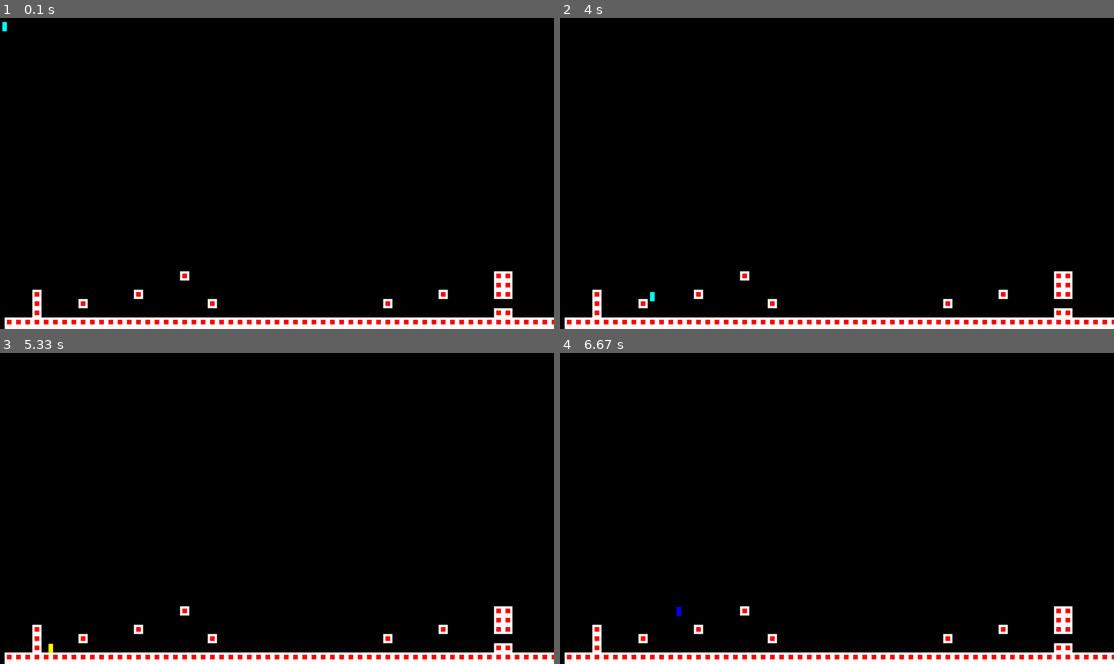
Above: before the commit, frames 1-4 (two rows, left to right).
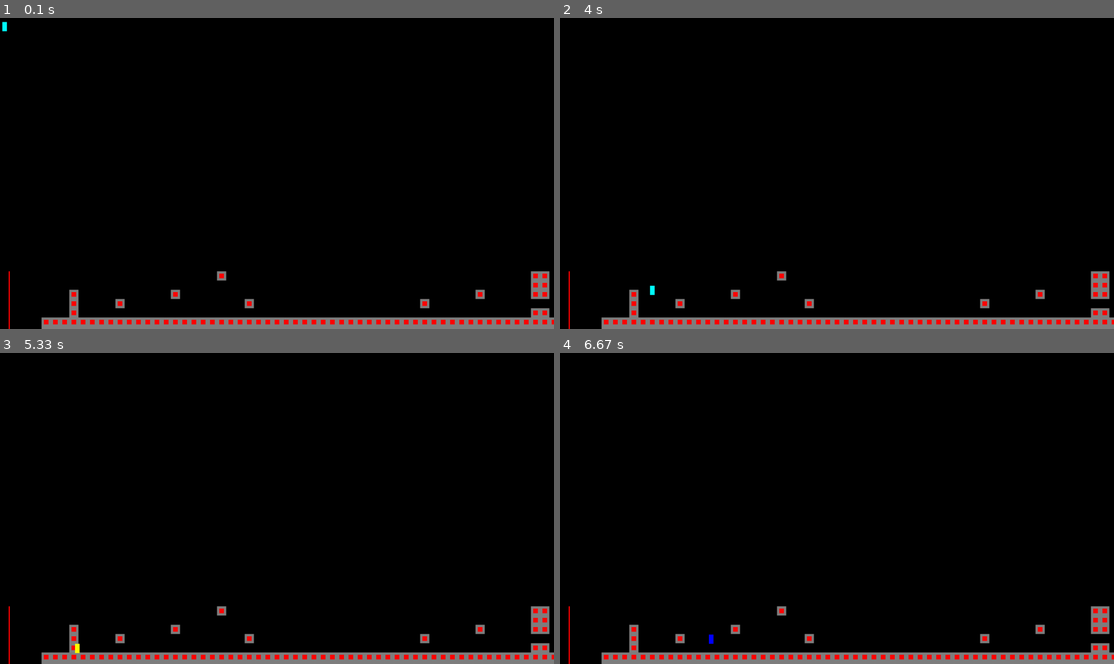
Above: after the commit, the same moments.

Repository: CocoMarck/Juego-cuadradoFeliz
Game: pygame game, started from cuadradoFeliz.py
The game is run twice, just before and just after one commit, with the same random seed, the same clock (stepped at 60 frames per second) and the same inputs.
Inputs:
- Up to frame 1 (0.1 s): no input
- Up to frame 2 (4 s): hold Right 0.33-0.8 s; hold Right 0.83-1.3 s; hold Left 1.33-1.87 s; hold Left 1.9-2.3 s; hold Right 2.33-2.97 s; hold Left 3-3.47 s; hold Right 3.5-3.97 s
- Up to frame 3 (5.33 s): hold Right 4-4.47 s; hold Left 4.5-5.03 s; hold Left from 5.07 s (still down)
- Up to frame 4 (6.67 s): release Left at 5.47 s; tap Space at 5.5, 5.9, 6.2, 6.57 s; hold Right 5.83-6.47 s; hold Left from 6.5 s (still down)

The runs differ from the first frame. In frame 1, 5.1% of the frame differs, in the area x 0-100%, y 81-100%; in frame 2, 5.1%; in frame 3, 5.1%; in frame 4, 5.1%.

Commit message:
Add files via upload

Diff:
--- a/cuadradoFeliz.py
+++ b/cuadradoFeliz.py
@@ -19,7 +19,7 @@
 
 # Colores genericos
 color_black = (0, 0, 0)
-color_white = (255, 255, 255)
+color_white = (128, 128, 128)
 
 
 
@@ -40,6 +40,7 @@
 
         # Variables
         self.not_move = False
+        self.moving = False
         self.hp = 100
         self.gravity_power = 4
         self.speed = 8
@@ -51,13 +52,16 @@
     def move(self):
         pressed_keys = pygame.key.get_pressed()
 
+        self.moving = False
         if self.not_move == False:
             if pressed_keys[K_LEFT]:
+                self.moving = True
                 self.rect.x -= self.speed
                 if self.jumping == False and self.gravity == False:
                     self.surf.fill( (255, 255, 0) )
 
             if pressed_keys[K_RIGHT]:
+                self.moving = True
                 self.rect.x += self.speed
                 if self.jumping == False and self.gravity == False:
                     self.surf.fill( (255, 255, 0) )
@@ -192,31 +196,47 @@
         self.rect = self.surf.get_rect(
             center = position
         )
+        self.add_limit = True
 
 
     def limit_collision(self):
-        # Limite de colision, si toca este limite, el jugador muere.
-        # Esto es demostrativo, aun no funcional
-        limit = pygame.sprite.Sprite()
-        limit_xy = [
-            round(self.rect.width*0.5, 4), round(self.rect.height*0.5, 4)
-        ]
-        limit.surf = pygame.Surface( (limit_xy[0], limit_xy[1]) )
-        limit.surf.fill( (255,0,0) )
-        limit.rect = limit.surf.get_rect(
-            center=(
-                self.rect.x+(self.rect.width -limit_xy[0]),
-                self.rect.y+(self.rect.height -limit_xy[1])
+        if self.add_limit == True:
+            # Limite de colision, si toca este limite, el jugador muere.
+            # Esto es demostrativo, aun no funcional
+            limit = pygame.sprite.Sprite()
+            limit_xy = [
+                round(self.rect.width*0.5, 4), round(self.rect.height*0.5, 4)
+            ]
+            limit.surf = pygame.Surface( (limit_xy[0], limit_xy[1]) )
+            limit.surf.fill( (255,0,0) )
+            limit.rect = limit.surf.get_rect(
+                center=(
+                    self.rect.x+(self.rect.width -limit_xy[0]),
+                    self.rect.y+(self.rect.height -limit_xy[1])
+                )
             )
+            all_sprites.add(limit)
+            #instakill_objects.add(limit)
+            #damage_objects.add(limit)
+            #print(self.rect.width)
+            #print(self.rect.height)
+            #print(limit_xy)
+            #print(self.rect.x+(self.rect.width -limit_xy[0]))
+            #print(self.rect.y+(self.rect.height -limit_xy[1]))
+
+
+class Limit_indicator(pygame.sprite.Sprite):
+    def __init__(self,
+        size = (2, 16), see = True, position = (0, 0)
+    ):
+        super().__init__()
+
+        self.surf = pygame.Surface( size )
+        if see == True:
+            self.surf.fill( (255, 0, 0) )
+        self.rect = self.surf.get_rect(
+            center = ( position )
         )
-        all_sprites.add(limit)
-        #instakill_objects.add(limit)
-        #damage_objects.add(limit)
-        #print(self.rect.width)
-        #print(self.rect.height)
-        #print(limit_xy)
-        #print(self.rect.x+(self.rect.width -limit_xy[0]))
-        #print(self.rect.y+(self.rect.height -limit_xy[1]))
 
 
 
@@ -226,24 +246,29 @@
 solid_objects = pygame.sprite.Group()
 instakill_objects = pygame.sprite.Group()
 damage_objects = pygame.sprite.Group()
+limit_objects = pygame.sprite.Group()
 
 #floor_main = Floor()
 #all_sprites.add(floor_main)
 #solid_objects.add(floor_main)
 
+
 '''
-for x in range(0, 64):
+for x in range(0, 20):
     floor = Floor()
-    floor.surf = pygame.Surface( (16, 2) )
+    floor.surf = pygame.Surface( (32, 16) )
+    floor.surf.fill(color_white)
     floor.rect = floor.surf.get_rect(
         center = (
             random.randint(18, disp_width-18),
             random.randint(18, disp_height-18)
         )
     )
+    floor.add_limit = False
     all_sprites.add(floor)
     solid_objects.add(floor)
 '''
+
 
 
 
@@ -253,13 +278,13 @@
         default_map = [
             '', '', '', '', '', '', '', '', '', '', '', '', '', '', '', '', '', '', '', '', '', '', '', '', '',
             '', '', ''
-            '...................p.................................pp.....',
-            '.....................................................pp.....',
-            '...p..........p................................p.....pp.....',
-            '...p....p.............p..................p..................',
-            '...p.................................................pp......',
-            'pppppppppppppppppppppppppppppppppppppppppppppppppppppppppppp',
-            'pppppppppppppppppppppppppppppppppppppppppppppppppppppppppppp',
+            '|......................p.................................pp..........|',
+            '|........................................................pp..........|',
+            '|......p..........p................................p.....pp..........|',
+            '|......p....p.............p..................p.......................|',
+            '|......p.................................................pp..........|',
+            '|...pppppppppppppppppppppppppppppppppppppppppppppppppppppppppppp.....|',
+            '|...pppppppppppppppppppppppppppppppppppppppppppppppppppppppppppp.....|',
         ]
     ):
     y_column = 0
@@ -282,6 +307,13 @@
                 all_sprites.add(plat)
                 solid_objects.add(plat)
                 #test += f'columna {y_column}. {x_space*pixel_space}plataforma\n'
+            if space == '|':
+                x_space += 1
+                limit = Limit_indicator(
+                    position=( (x_space*pixel_space), (y_column*pixel_space) )
+                )
+                all_sprites.add(limit)
+                limit_objects.add(limit)
     #input(test)
 start_map()
 
@@ -315,6 +347,45 @@
     for sprite in all_sprites:
         display.blit(sprite.surf, sprite.rect)
 
+    # Camara
+    # Si la camara detecta que hay un limite de camara del lado derecho/izquierdo y que el jugador no esta en medio de la pantalla, lo indicara, y no permitira mover la camara.
+    # Si el player desea y puede moverse al lado derecho/izquierdo. Todos los objetos que no sean el jugador se moveran al lado contrario de la dirección de el, con su misma velocidad, pero invertida.
+    camera_move = True
+    for limit in limit_objects:
+        for x in range(0, disp_width//60):
+            if (
+                limit.rect.x == x and player.rect.x < disp_width//2
+            ):
+                #print('limite detectado izquierda')
+                camera_move = False
+            elif (
+                limit.rect.x == disp_width-x and player.rect.x > disp_width//2
+            ):
+                #print('limite detectado derecha')
+                camera_move = False
+
+
+    if player.moving == True and camera_move == True:
+        if player.rect.x > disp_width//2:
+            #print('player quiere mover camara al lado derecho')
+            for sprite in all_sprites:
+                if sprite == player:
+                    # Si el sprite es el player, a este no se le mueve
+                    sprite.rect.x -= player.speed
+                else:
+                    # Mover todos los sprites que no sean el player
+                    sprite.rect.x -= player.speed
+
+        elif player.rect.x < disp_width//2:
+            #print('player quiere mover camara al lado izquierdo')
+            for sprite in all_sprites:
+                if sprite == player:
+                    # Si el sprite es el player, a este no se le mueve
+                    sprite.rect.x += player.speed
+                else:
+                    # Mover todos los sprites que no sean el player
+                    sprite.rect.x += player.speed
+
     # Fin
     clock.tick(fps)
     pygame.display.update()
